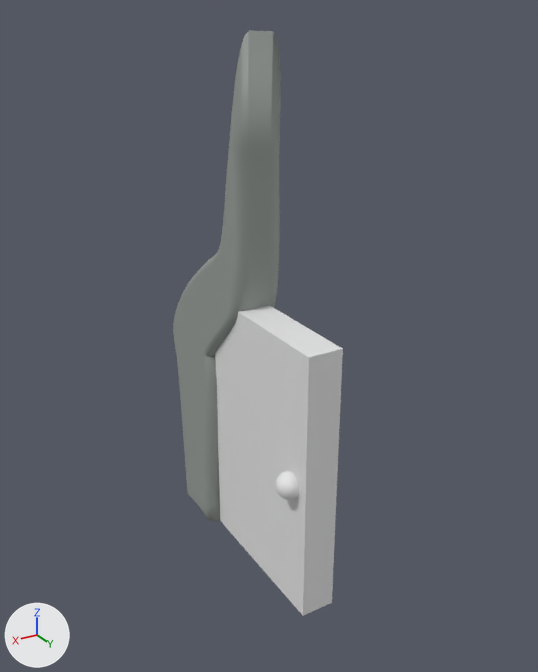
The FBX model Assets/Door.fbx: old version first, new version second.
The view is the same before and after, from a camera (50 mm lens) standing at (19.3, 31.8, 23.0) and looking at (-0.1, -0.6, 6.8). Arrows for +X, +Y and +Z are at lower left; the lights stay in place. Where no turn or scale is listed for an object, it has been applied to the vertices.

The first picture shows 'BezierCurve.001', 'Door'.
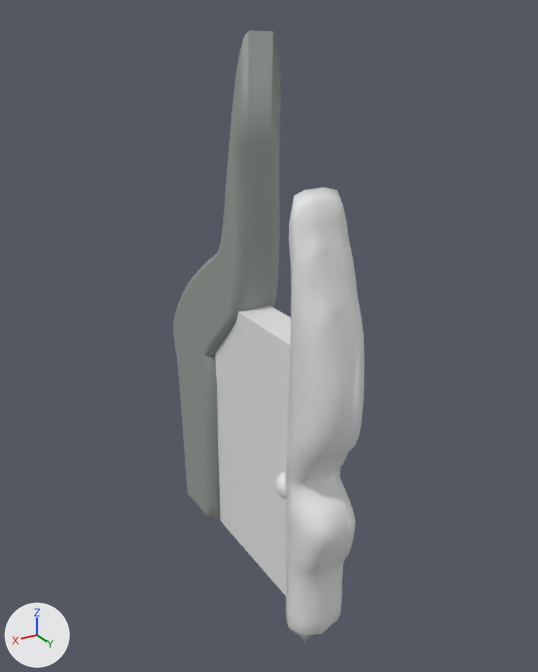
Commit message: Door work.

The change in detail:
Material 'RightRockMat' (mat_rightrockmat) is new.
Its base color is (0.8, 0.8, 0.8) (white #e7e7e7).
Its roughness is 0.4.
Mesh me_nurbscurve is new.
It has 332 vertices, 330 faces and spans x -1.5..1.8, y -0.2..3.5, z -10.3..13.5.
It uses material mat_rightrockmat (its picture is missing).
Object 'NurbsCurve' (ob_nurbscurve) is new; it shows me_nurbscurve.
Its location is (0.94, 4.88, 2.62).

Where the change shows, as pixel boxes [x1, y1, x2, y2] in the pictures (538 x 672 px):
'NurbsCurve', added: after [285, 188, 364, 642]
